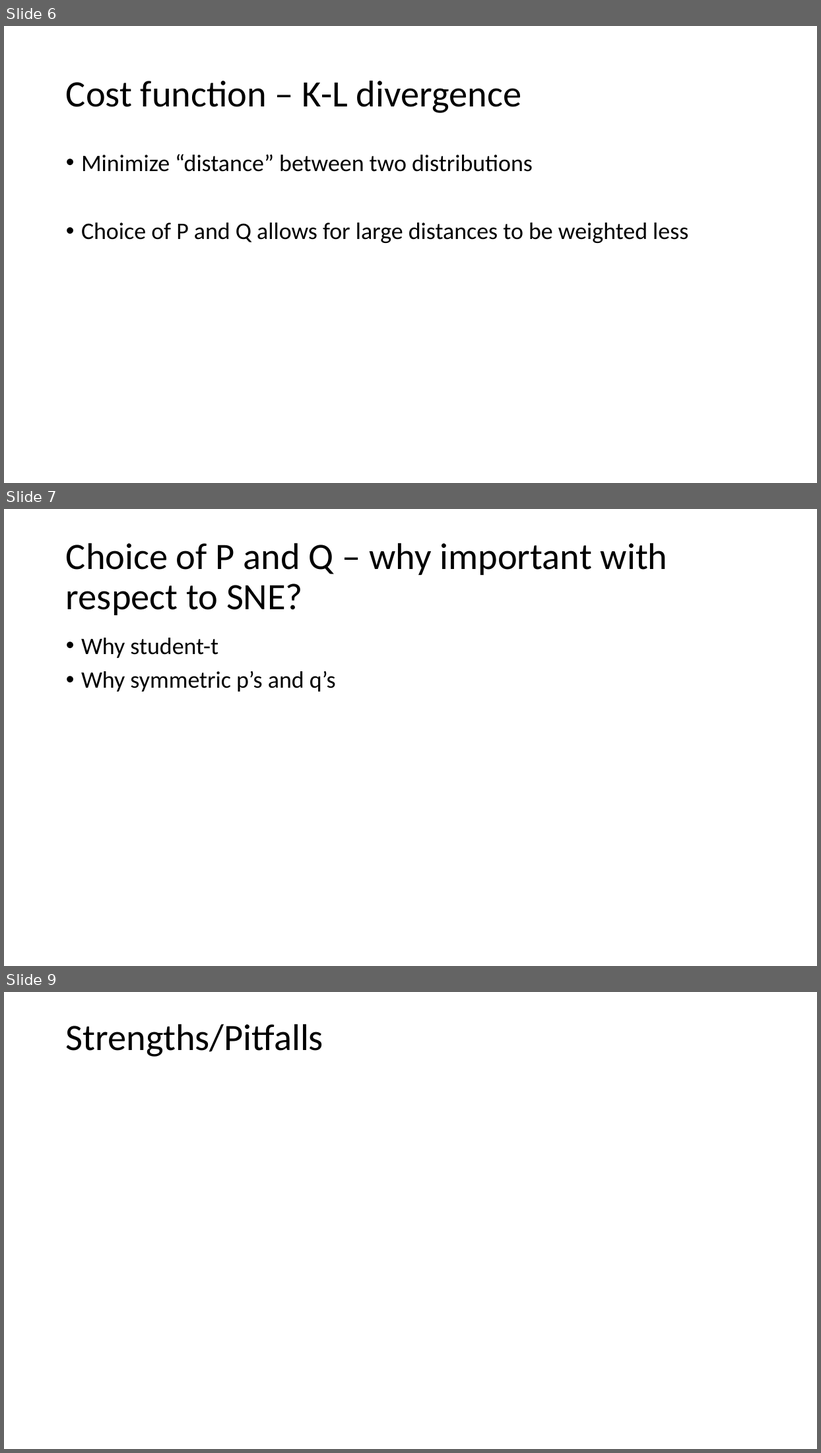
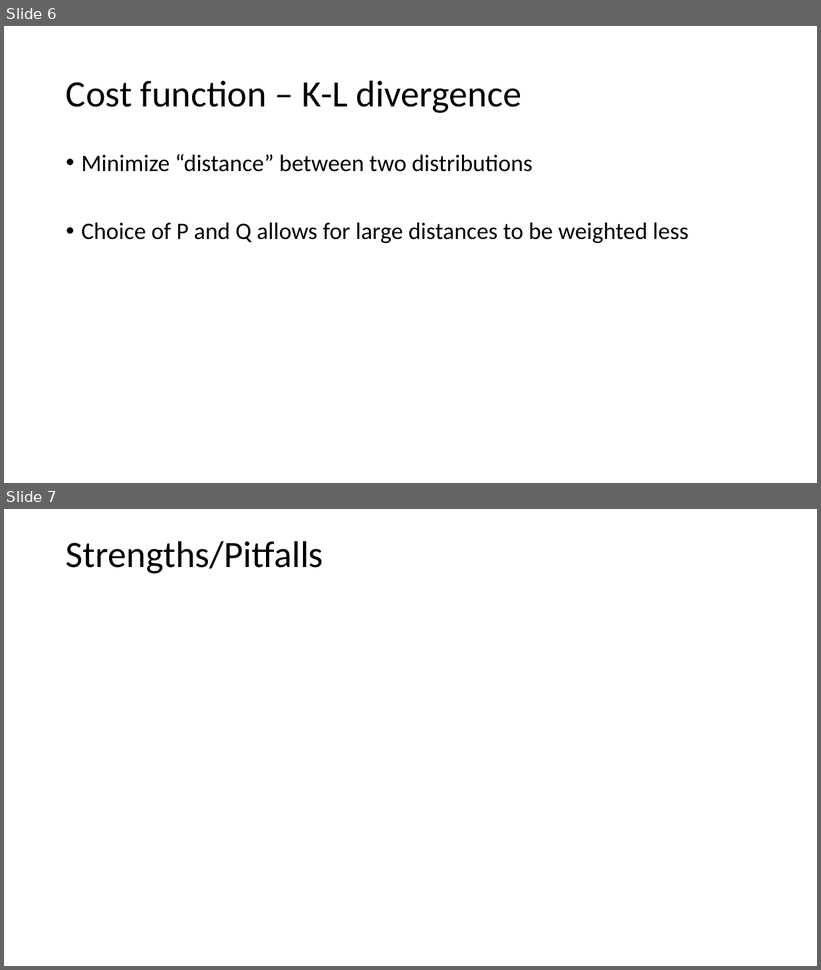
Before and after one commit to nbv3/math465_tsne, a slide deck: math465_tsne.pptx. Shown one above the other, each under a label of ours: slides 6, 7 and 9 before the commit, slides 6 and 7 after it; the slides between them are not shown. The pictures are 821x1453 and 821x970 pixels, drawn with LibreOffice and Linux fonts; fonts in the diff are those of the drawing. Boxes give left, top, right and bottom in pixels: in the first picture for what was removed or moved away, otherwise in the second. Text is boxed around its words. In the diff, an @@ line names an element or a change of style, - is before the commit and + after.

```diff
--- a/math465_tsne.pptx
+++ b/math465_tsne.pptx
@@ slide 7 removed at (4,509,817,966), background #FFFFFF @@
@@ title removed at (66,543,668,615) @@
-Choice of P and Q – why important with respect to SNE?
@@ text removed at (81,638,336,692) @@
-• Why student-t
-• Why symmetric p’s and q’s
@@ what was slide 9 is now slide 7 @@
```
Also in this commit, not shown: 1 other slide removed.
